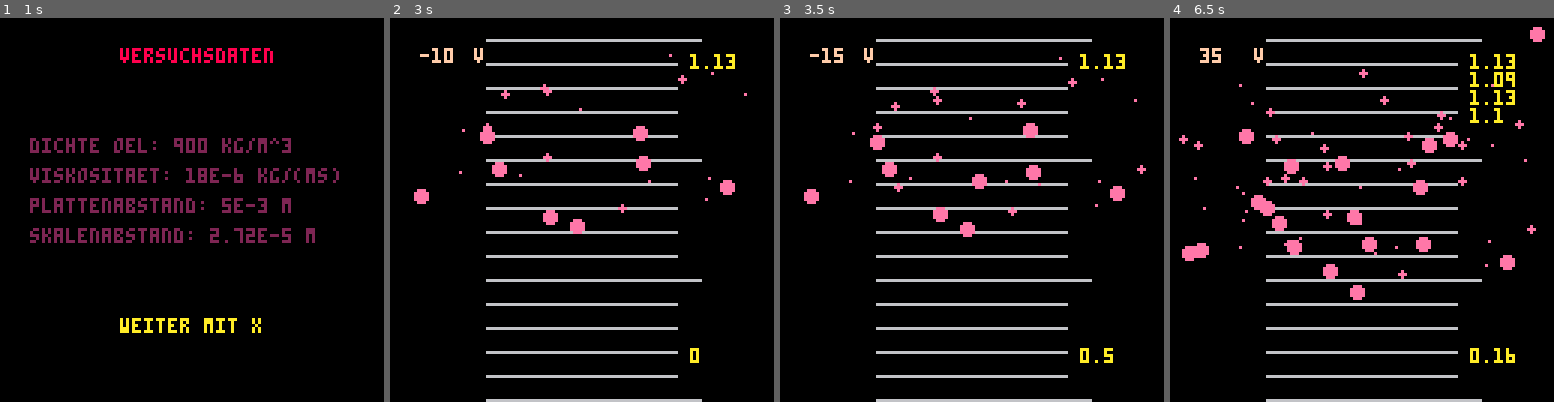
Above: before the commit, frames 1-4 (left to right).
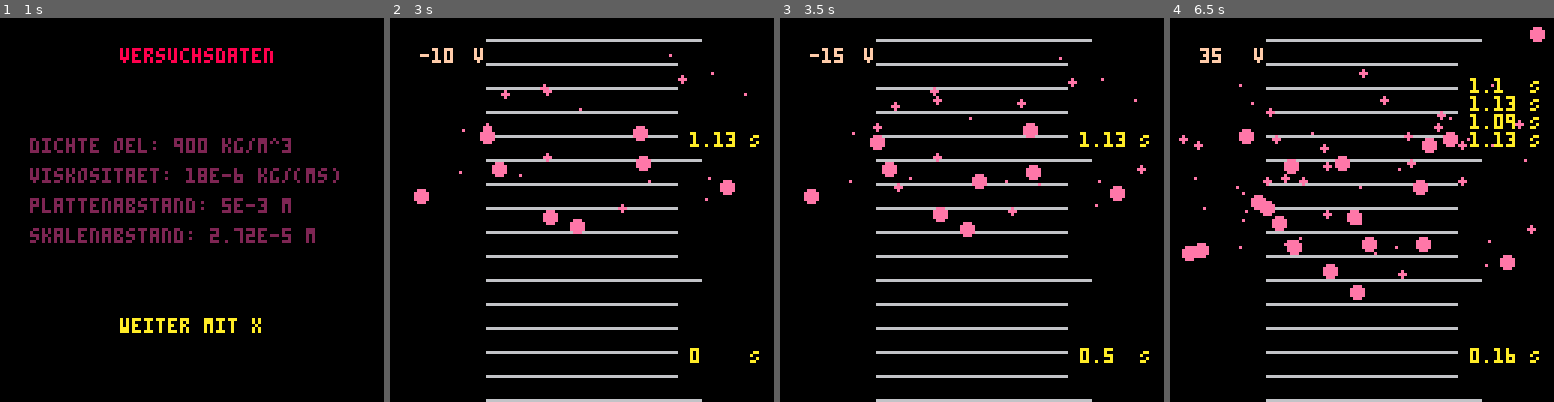
Above: after the commit, the same moments.

Repository: HeiLaut/pico8-physics-simulations
Game: PICO-8 cartridge carts/milikan_v1.p8
Same seed, same stepped clock (60 frames per second), same inputs: the game is played once before the commit and once after it.
Inputs:
- Up to frame 1 (1 s): tap X (X key) at 0.33 s; tap O (Z key) at 0.7 s
- Up to frame 2 (3 s): tap X (X key) at 1.07, 1.85, 2.97 s; hold Right 1.6-2.1 s; tap O (Z key) every 0.4 s from 1.7 to 2.9 s; hold Up 2.15-2.42 s; hold Right from 2.47 s (still down)
- Up to frame 3 (3.5 s): release Right at 3.03 s; hold Left from 3.08 s (still down); tap O (Z key) at 3.3 s
- Up to frame 4 (6.5 s): release Left at 3.58 s; hold Down 3.63-3.97 s; tap O (Z key) every 0.4 s from 3.7 to 6.1 s; hold Right 4.02-4.68 s; tap X (X key) at 4.08, 5.2, 6.32 s; hold Up 4.73-5.03 s; hold Left 5.08-5.68 s; hold Down 5.73-6.03 s; hold Right from 6.08 s (still down)

Frame 1 is identical in both runs. In frame 2, 0.4% of the frame differs, in the area x 78-97%, y 9-90%; in frame 3, 0.4%; in frame 4, 1.1%.

Commit message:
changed order dt

Diff:
--- a/carts/milikan_v1.p8
+++ b/carts/milikan_v1.p8
@@ -1,5 +1,5 @@
 pico-8 cartridge // http://www.pico-8.com
-version 30
+version 34
 __lua__
 function _init()
 cls()
@@ -130,13 +130,15 @@
  end
   for i = 2, #t do
   local dt = flr((t[i]-t[i-1])*100)/100
-  print(dt,100,i*6,10)
+  print(dt,100,50-i*6,10)
+  print("S",120,50-i*6,10)
  end
  local t1 = 0
  if #t>0 then
   t1 = t[#t]
  end
  print(flr((time()-t1)*100)/100,100,110,10)
+ print("S", 120,110,10)
 end
 -->8
 --menu
